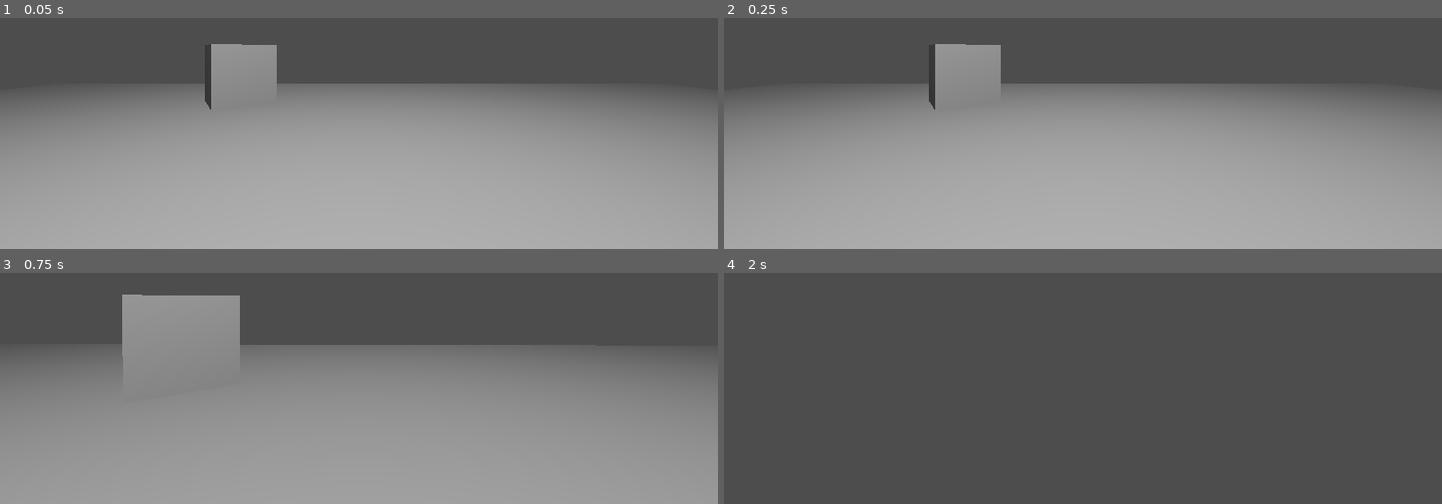
Above: before the commit, frames 1-4 (two rows, left to right).
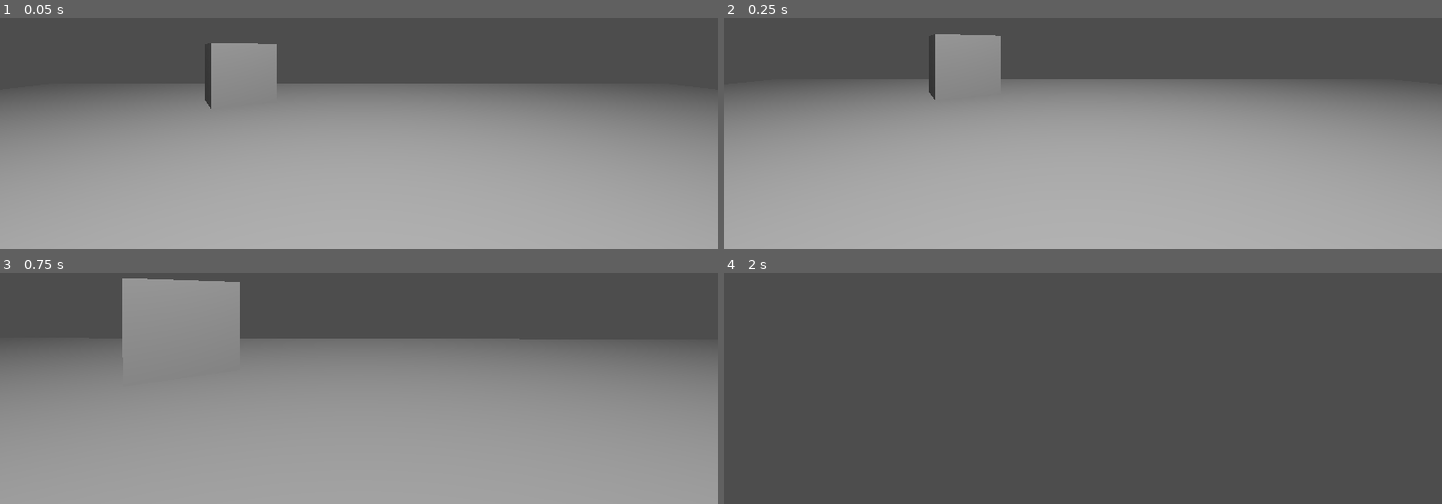
Above: after the commit, the same moments.

Repository: Raphalex46/TheBloodyRaise
Game: Godot game, scene res://test_scenes/player_test.tscn
Same seed, same stepped clock (60 frames per second), same inputs: the game is played once before the commit and once after it. This scene is started directly instead of the project's main scene.
Inputs (mouse positions are in pixels of both pictures, inside the frame that each line leads up to):
- Up to frame 1 (0.05 s): no input
- Up to frame 2 (0.25 s): no input
- Up to frame 3 (0.75 s): tap Enter at 0.5 s; move the mouse to (351, 307) at 0.52 s; hold W (move_forwards) from 0.53 s (still down)
- Up to frame 4 (2 s): keep holding W (move_forwards); move the mouse to (1133, 307) at 1.27 s

The runs differ from the first frame. In frame 1, less than 0.1% of the frame differs, in the area x 28-39%, y 10-40%; in frame 2, 1.2%; in frame 3, 2.3%, in the area x 17-86%, y 2-37%; in frame 4, nothing differs.

Commit message:
gameplay: handle gravity for the player character

Diff:
--- a/entities/characters/player/player_controller.gd
+++ b/entities/characters/player/player_controller.gd
@@ -6,10 +6,12 @@
 # (https://github.com/rbarongr/GodotFirstPersonController) which is under the
 # CC0-1.0 license.
 
+@export var speed: float = 10 # Walking speed
+@export var acceleration: float = 100 # Walking acceleration
+
 @onready var camera : Camera3D = $Camera # Camera node
 
-@export var speed: float = 10
-@export var acceleration: float = 100
+var gravity: float = ProjectSettings.get_setting("physics/3d/default_gravity")
 
 var walk_vel: Vector3 # Walking velocity
 var grav_vel: Vector3 # Gravity velocity
@@ -27,7 +29,8 @@
 			_rotate_camera(dir)
 
 func _physics_process(delta: float) -> void:
-	velocity = _walk(delta)
+	# Add up all computed velocity and move
+	velocity = _walk(delta) + _gravity(delta)
 	move_and_slide()
 
 
@@ -48,3 +51,11 @@
 	var walk_dir: Vector3 = Vector3(_forward.x, 0, _forward.z).normalized()
 	walk_vel = walk_vel.move_toward(walk_dir * speed, acceleration * delta)
 	return walk_vel
+
+# Handle velocity due to gravity
+func _gravity(delta: float) -> Vector3:
+	if is_on_floor():
+		grav_vel = Vector3.ZERO
+	else:
+		grav_vel = grav_vel.move_toward(Vector3(0, velocity.y - gravity, 0), gravity * delta)
+	return grav_vel
